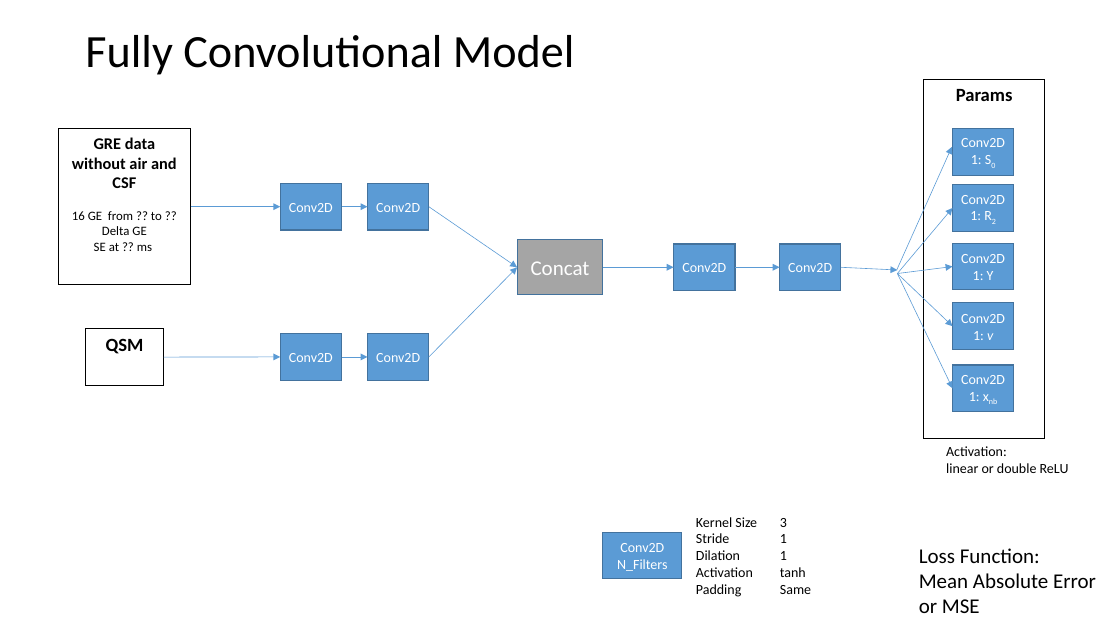
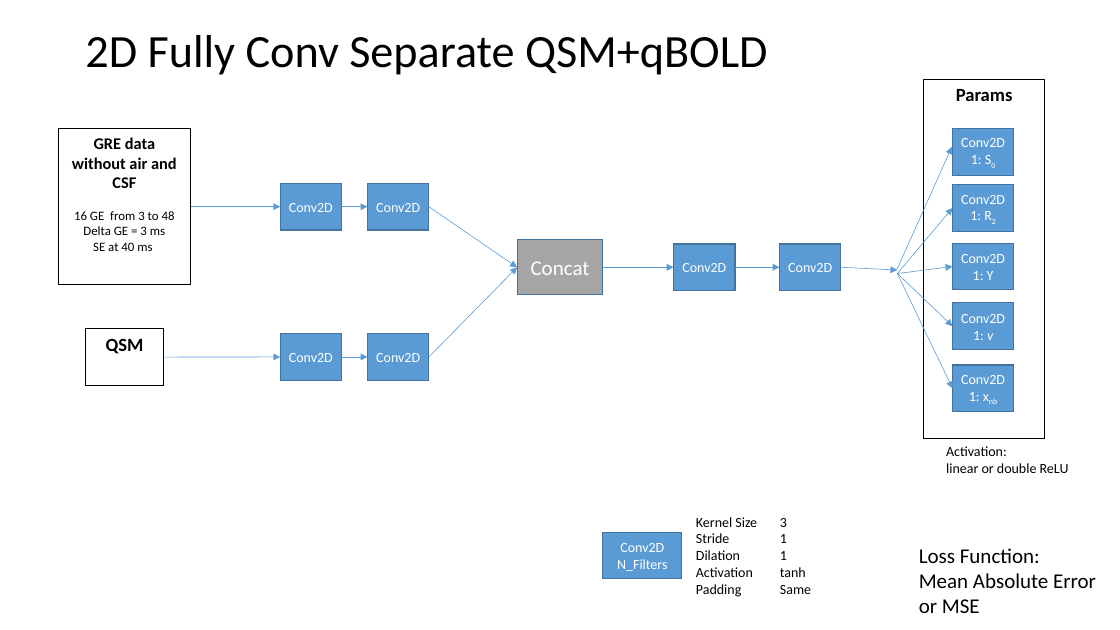
Before and after one commit to PatrickKinz/DeepLearning, a slide deck: slide 4 of Netzwerk_Architekturen.pptx (slide 2 before the commit). Drawn at 1120x630 pixels with LibreOffice and Linux fonts; fonts in the diff are those of the drawing. Boxes give left, top, right and bottom in pixels: in the first picture for what was removed or moved away, otherwise in the second. Text is boxed around its words. In the diff, an @@ line names an element or a change of style, - is before the commit and + after.

```diff
--- a/Netzwerk_Architekturen.pptx
+++ b/Netzwerk_Architekturen.pptx
@@ title at bbox=[85, 35, 767, 75]: text changed @@
-Fully Convolutional Model
+2D Fully Conv Separate QSM+qBOLD
@@ text in rectangle at bbox=[74, 211, 175, 251]: text changed @@
-16 GE from ?? to ??
-Delta GE
-SE at ?? ms
+16 GE from 3 to 48
+Delta GE = 3 ms
+SE at 40 ms
```
Also in this commit, not shown: 3 other slides changed, 7 slides added, 1 other file.
